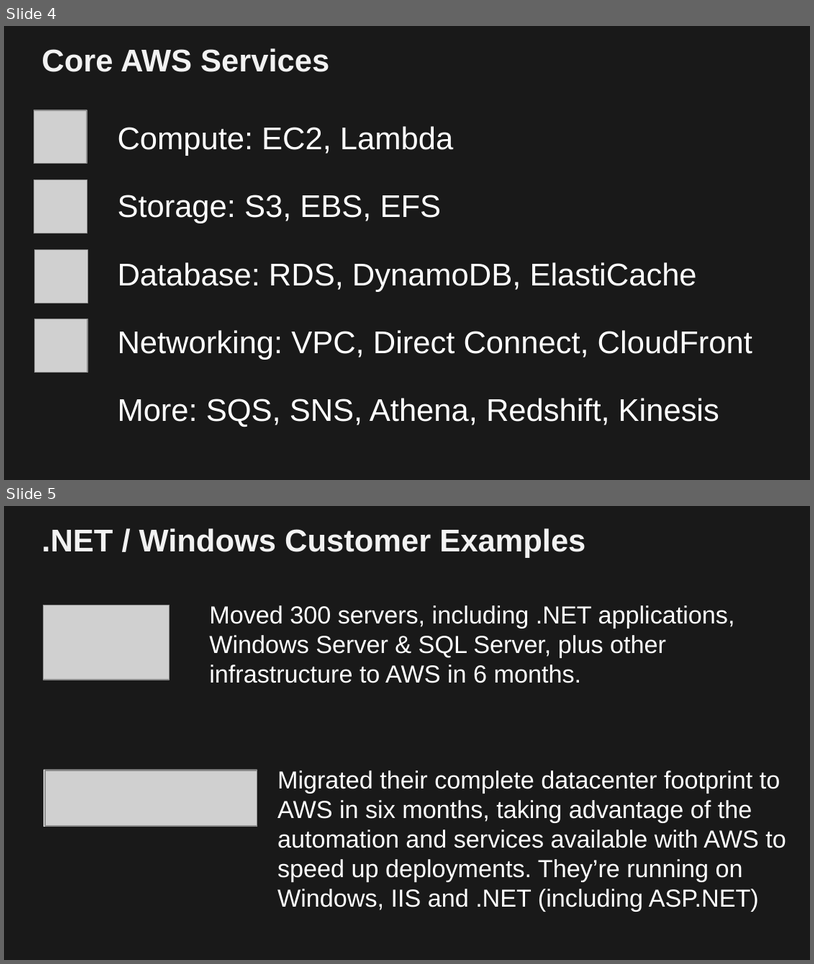
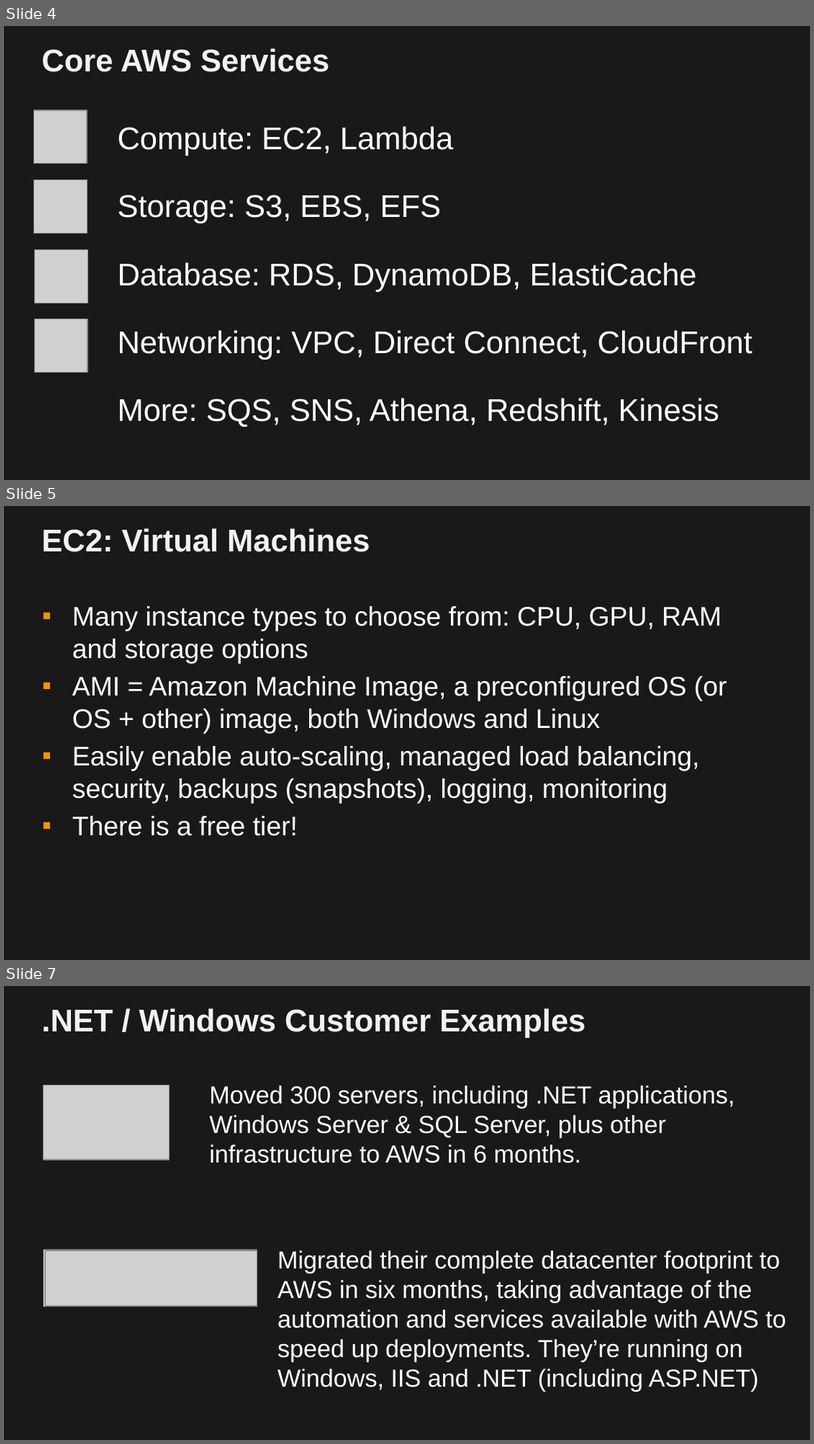
Before and after one commit to paulfryer/dotnetonaws, a slide deck: Presentation/PADNUG-July-2017.pptx. Shown one above the other, each under a label of ours: slides 4 and 5 before the commit, slides 4, 5 and 7 after it; the slides between them are not shown. The pictures are 814x964 and 814x1444 pixels, drawn with LibreOffice and Linux fonts; fonts in the diff are those of the drawing; grey boxes stand for pictures; background and template pictures are left out. Boxes give left, top, right and bottom in pixels: in the first picture for what was removed or moved away, otherwise in the second. Text is boxed around its words. In the diff, an @@ line names an element or a change of style, - is before the commit and + after.

Commit message:
added EC2 and Lambda slide, other minor updates

```diff
--- a/Presentation/PADNUG-July-2017.pptx
+++ b/Presentation/PADNUG-July-2017.pptx
@@ slide 5 added at (4, 506, 810, 960), background #191919 @@
@@ title added at (41, 528, 370, 552), 28 pt, text #F2F2F2, bold @@
+EC2: Virtual Machines
@@ text added at (72, 606, 728, 836), 24 pt, text #FFFFFF @@
+▪ Many instance types to choose from: CPU, GPU, RAM and storage options
+▪ AMI = Amazon Machine Image, a preconfigured OS (or OS + other) image, both Windows and Linux
+▪ Easily enable auto-scaling, managed load balancing, security, backups (snapshots), logging, monitoring
+▪ There is a free tier!
@@ what was slide 5 is now slide 7 @@
```
Also in this commit, not shown: 1 other slide added.
